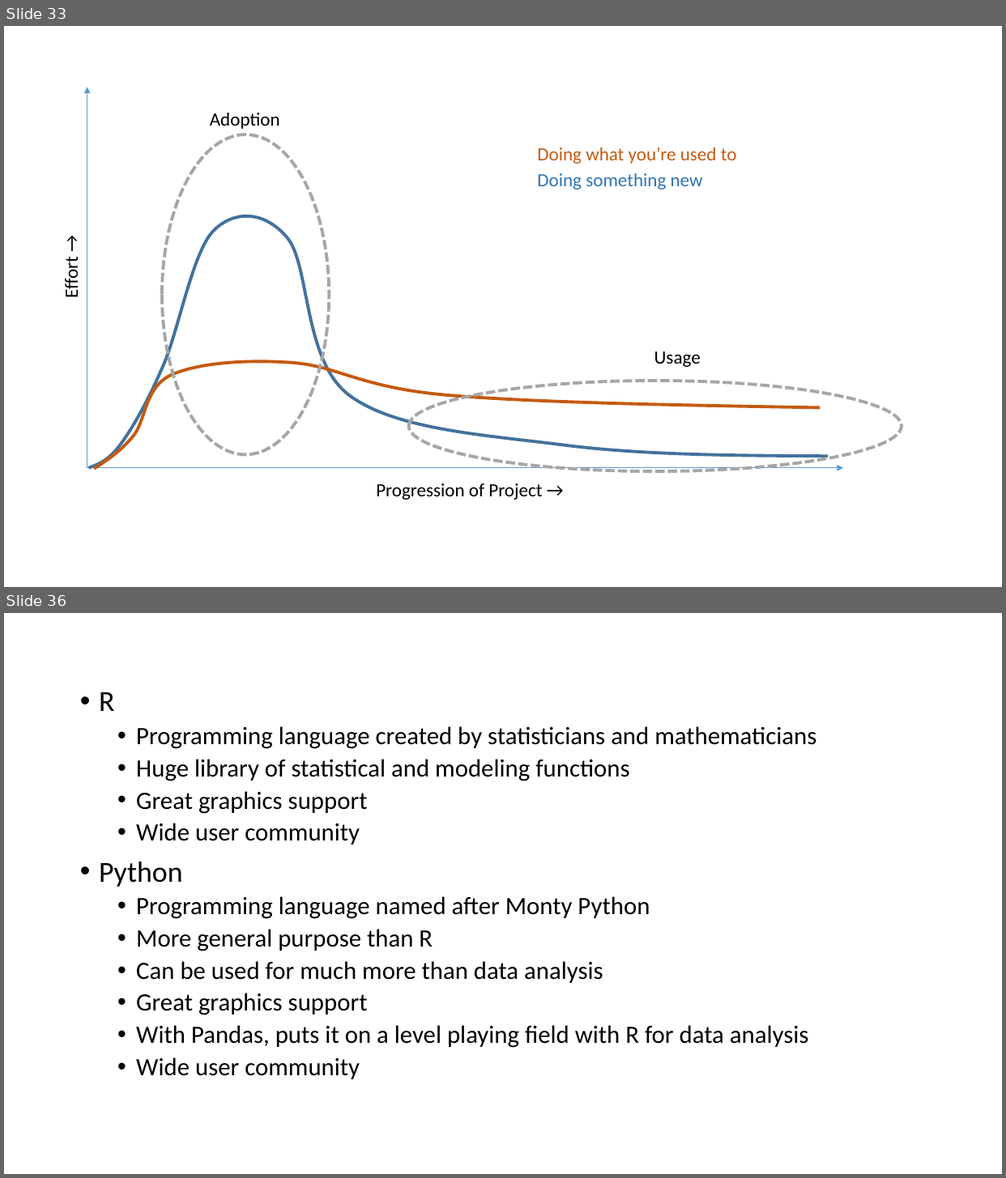
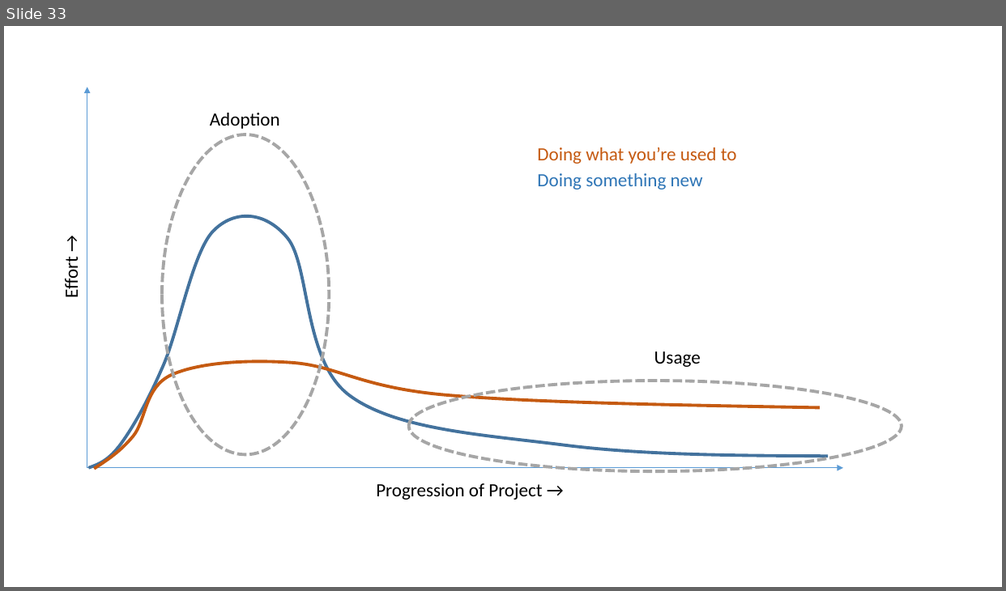
Before and after one commit to LimnoTech/Python-Data-Analysis-Course, a slide deck: Day1/IntroToPython.pptx. Shown one above the other, each under a label of ours: slides 33 and 36 before the commit, slide 33 after it; the slides between them are not shown. The pictures are 1006x1178 and 1006x591 pixels, drawn with LibreOffice and Linux fonts; fonts in the diff are those of the drawing. Boxes give left, top, right and bottom in pixels: in the first picture for what was removed or moved away, otherwise in the second. Text is boxed around its words. In the diff, an @@ line names an element or a change of style, - is before the commit and + after.

```diff
--- a/Day1/IntroToPython.pptx
+++ b/Day1/IntroToPython.pptx
@@ slide 36 removed at bbox=[4, 613, 1002, 1174], background #FFFFFF @@
@@ text removed at bbox=[99, 692, 816, 1080] @@
-• R
-  • Programming language created by statisticians and mathematicians
-  • Huge library of statistical and modeling functions
-  • Great graphics support
-  • Wide user community
-• Python
-  • Programming language named after Monty Python
-  • More general purpose than R
-  • Can be used for much more than data analysis
-  • Great graphics support
-  • With Pandas, puts it on a level playing field with R for data analysis
-  • Wide user community
```
Also in this commit, not shown: 2 slides changed, 6 other slides removed, 28 other files.
